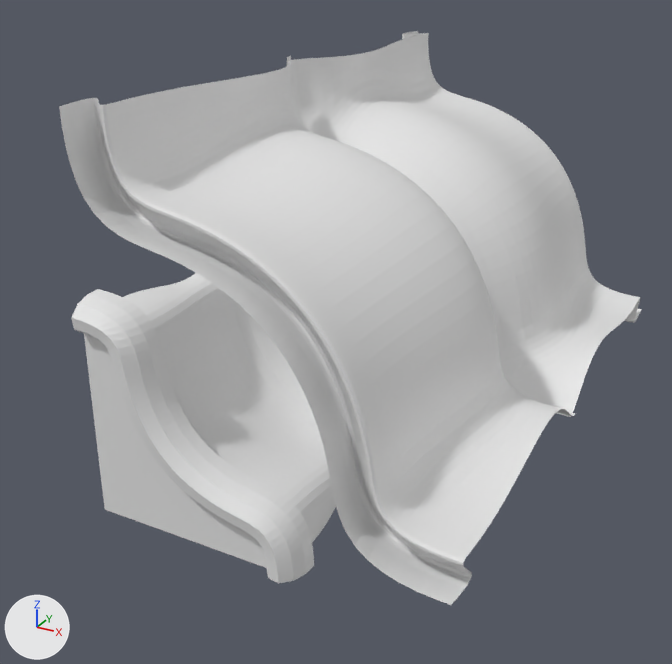
Renders of the OBJ model data/bmc/bmc_tiles/t_137.obj from each side of a commit.
The view is the same before and after, from a 50 mm camera at (0.793, -1.281, 0.697) aimed at (0.062, 0.047, 0.033). Lighting does not change. The marker at lower left points along +X, +Y and +Z. Where no turn or scale is listed for an object, it has been applied to the vertices.

In view in the first picture: 't_137'.
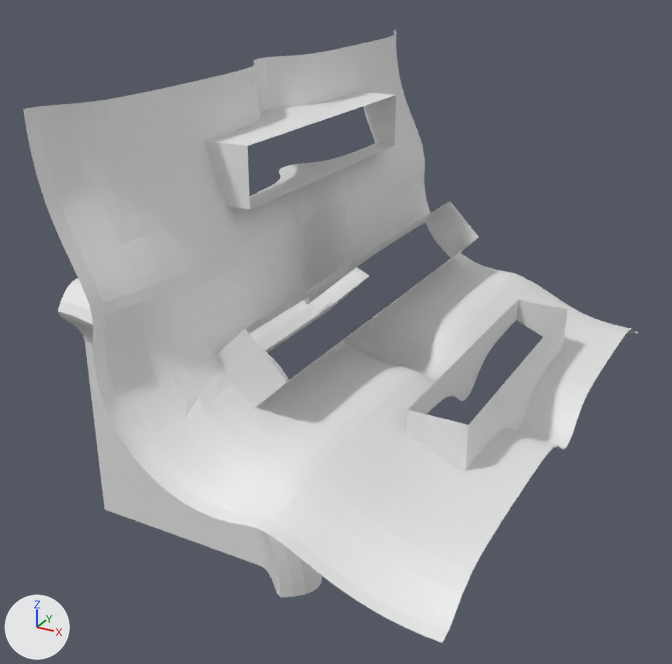
What changed in the scene script:
```text
Change me_t_137:
    used by ob_t_137; location = (0.0, 0.0, 0.0)
    remove me_t_137.from_pydata(...)  # 7325 vertices, 14104 faces; spans x -0.5..0.508, y -0.5..0.5, z -0.5..0.508
    add me_t_137.from_pydata(...)  # 3139 vertices, 5921 faces; spans x -0.5..0.5, y -0.5..0.5, z -0.5..0.5
    me_t_137 part 1: the loose piece of 3033 vertices spanning x 0.0..0.508, y -0.5..0.0, z 0.0..0.508 is rebuilt with 1799 vertices and now spans x -0.051..0.5, y -0.5..0.5, z -0.051..0.5
    me_t_137 part 2: the loose piece of 2742 vertices spanning x -0.008..0.5, y 0.0..0.5, z -0.008..0.5 is deleted
    me_t_137 part 3: 1549 vertices removed from x -0.5..0.008, y -0.029..0.5, z -0.5..0.008; 1339 vertices added at x -0.5..0.051, y -0.063..0.5, z -0.5..0.051
```

Where the change shows, as pixel boxes [x1, y1, x2, y2] in the pictures (672 x 664 px; the box of a moved part takes in the faces that stretch with it):
't_137', reshaped (7% taller): before [59, 31, 642, 605]; after [23, 30, 638, 643]
part 1 of me_t_137, rebuilt (19% wider, 12% taller): before [59, 56, 575, 605]; after [23, 30, 638, 643]
part 2 of me_t_137, deleted: before [291, 31, 642, 417]
part 3 of me_t_137, moved or reshaped: before [71, 273, 336, 583]; after [58, 267, 369, 597]
